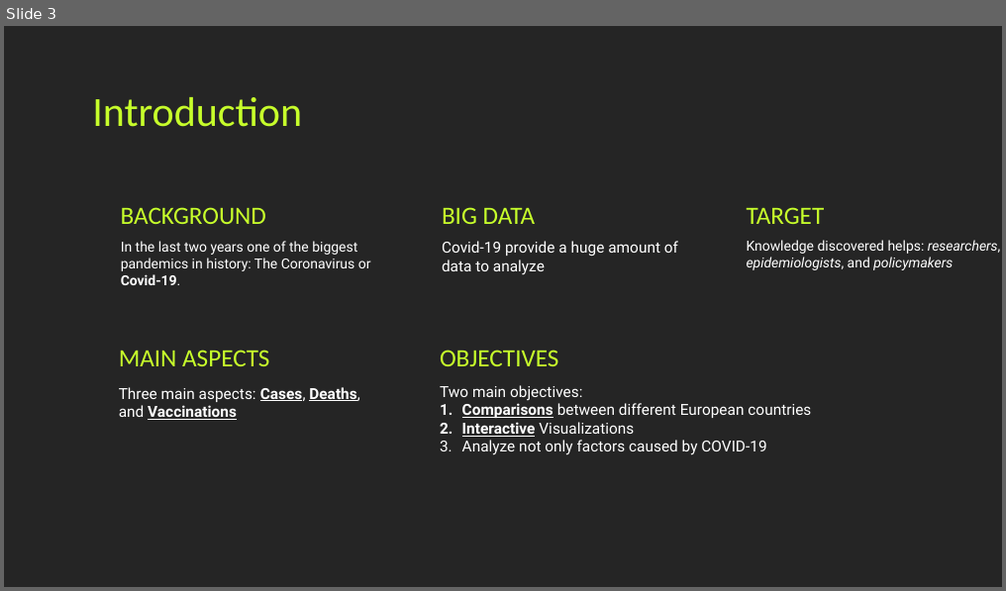
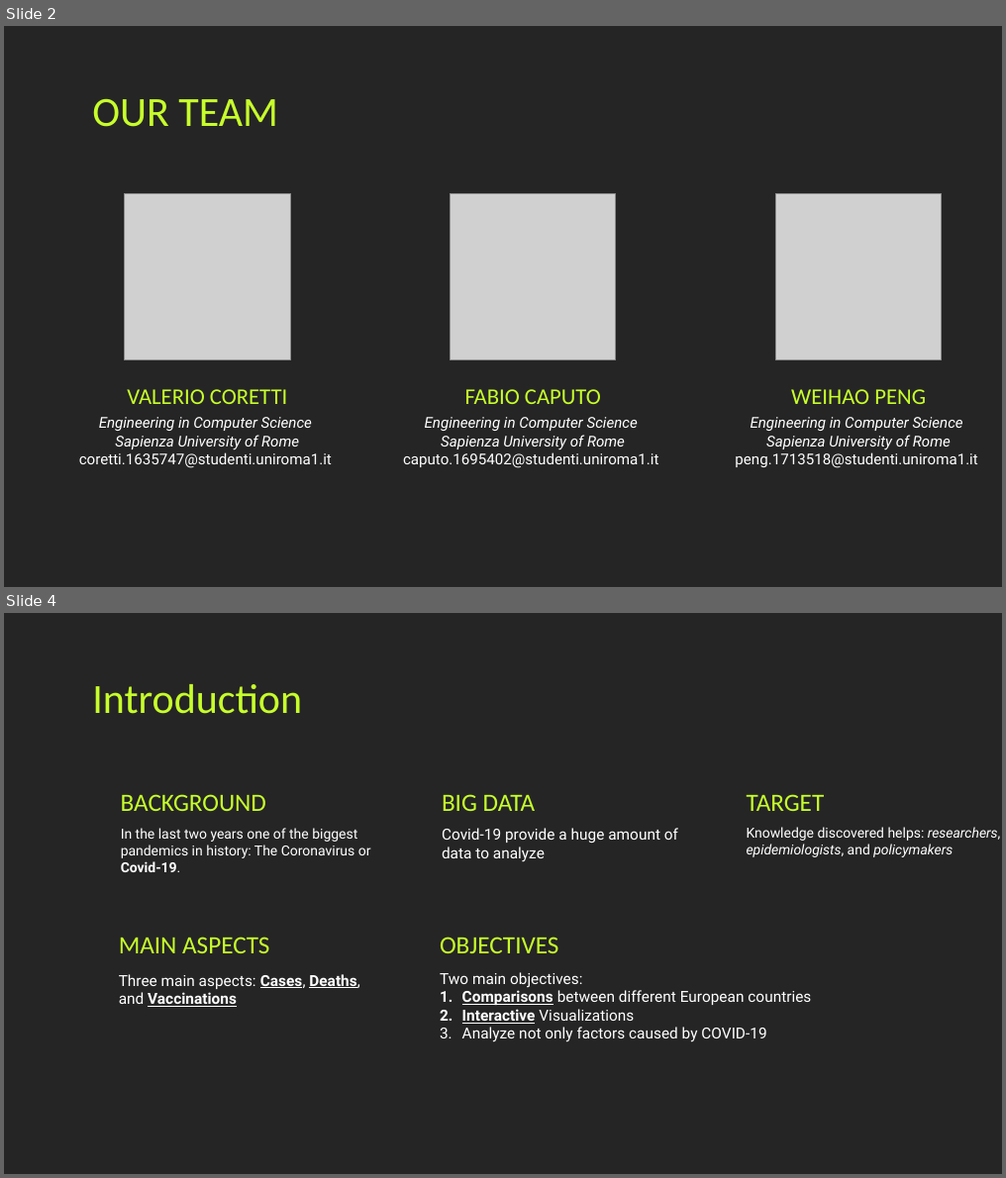
Before and after one commit to Covid19-visualization/Documentation, a slide deck: powerpoint/presentation.pptx. Shown one above the other, each under a label of ours: slide 3 before the commit, slides 2 and 4 after it; the slides between them are not shown. The pictures are 1006x591 and 1006x1178 pixels, drawn with LibreOffice and Linux fonts; fonts in the diff are those of the drawing; grey boxes stand for pictures. Boxes give left, top, right and bottom in pixels: in the first picture for what was removed or moved away, otherwise in the second. Text is boxed around its words. In the diff, an @@ line names an element or a change of style, - is before the commit and + after.

```diff
--- a/powerpoint/presentation.pptx
+++ b/powerpoint/presentation.pptx
@@ slide 2 added at box(4, 26, 1002, 587), background #252525 @@
@@ title added at box(92, 98, 278, 127), 30 pt, text #C7FF2B @@
+OUR TEAM
@@ picture added at box(125, 193, 290, 360) @@
@@ picture added at box(450, 193, 616, 360) @@
@@ picture added at box(775, 193, 942, 360) @@
@@ text added at box(127, 389, 287, 404), 16.2 pt, text #C7FF2B @@
+VALERIO CORETTI
@@ text added at box(465, 389, 601, 404), 16.2 pt, text #C7FF2B @@
+FABIO CAPUTO
@@ text added at box(791, 389, 926, 404), 16.2 pt, text #C7FF2B @@
+WEIHAO PENG
@@ text added at box(79, 417, 332, 469), 10.8 pt, text #FFFFFF, italic @@
+Engineering in Computer Science
+Sapienza University of Rome coretti.1635747@studenti.uniroma1.it
@@ text added at box(403, 417, 658, 469), 10.8 pt, text #FFFFFF, italic @@
+Engineering in Computer Science
+Sapienza University of Rome
+caputo.1695402@studenti.uniroma1.it
@@ text added at box(735, 417, 977, 469), 10.8 pt, text #FFFFFF, italic @@
+Engineering in Computer Science
+Sapienza University of Rome peng.1713518@studenti.uniroma1.it
@@ what was slide 3 is now slide 4 @@
```
Also in this commit, not shown: 18 slides changed, 1 other slide added, 5 other files.
